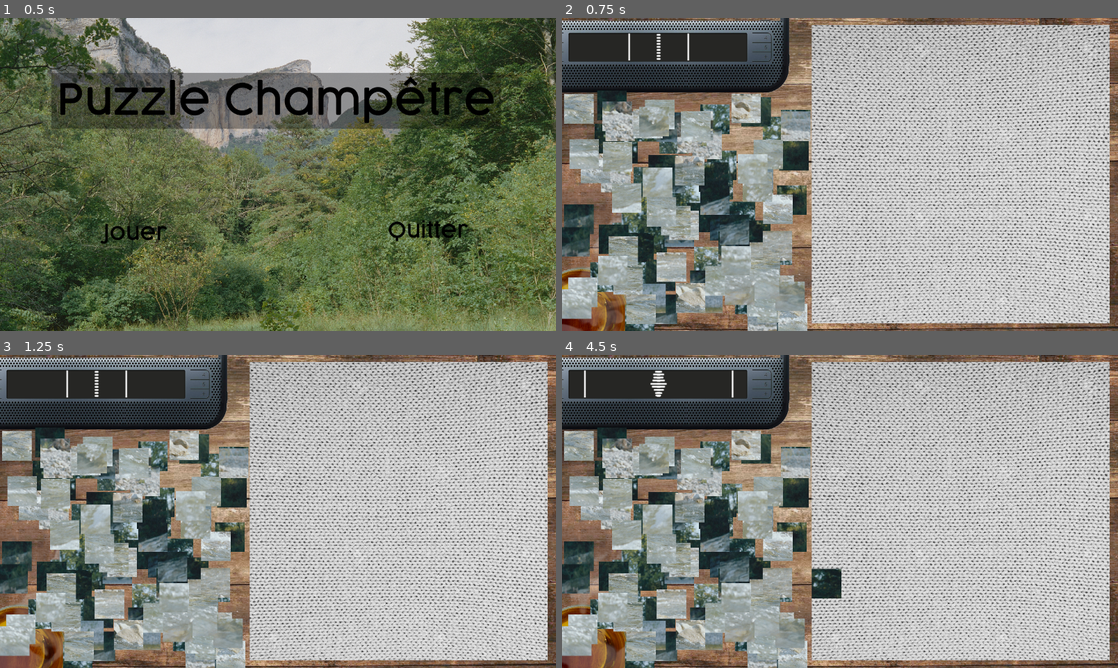
Above: before the commit, frames 1-4 (two rows, left to right).
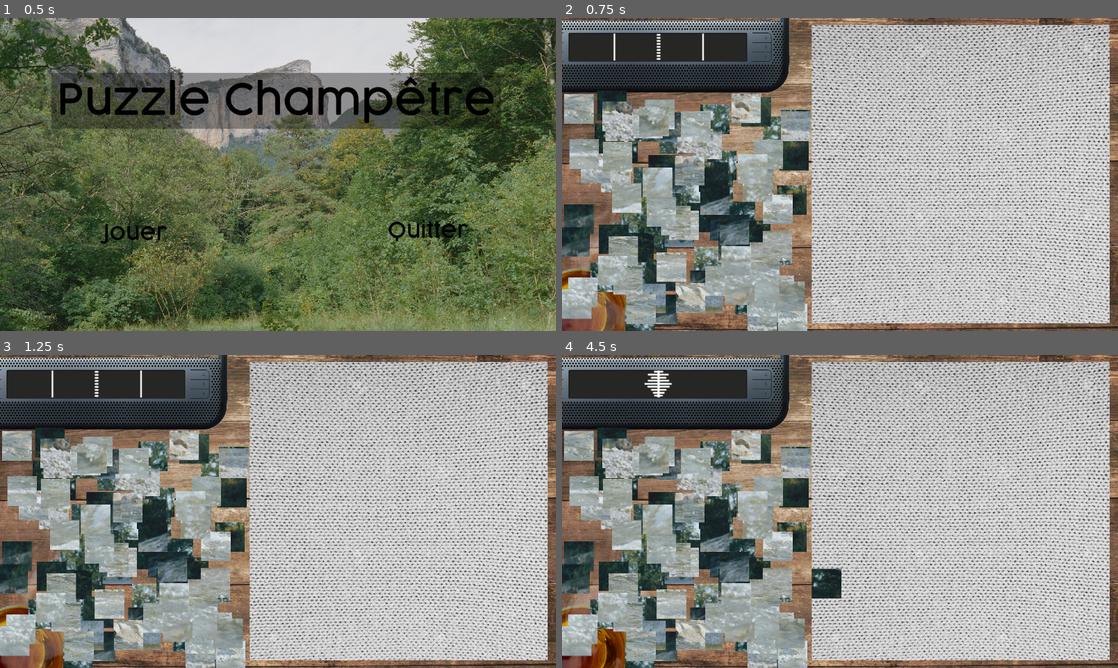
Above: after the commit, the same moments.

Repository: Ant0yne/rythmeNatureSatisfaction
Game: Godot game, scene res://Scenes/Menu.tscn
Two runs of this game, one before a commit and one after it. Both use one fixed random seed, a clock stepped at 60 frames per second and the inputs below. The engine's default icon, where the game draws it, is replaced by a stand-in: a white triangle on a blue panel in a dark square. Sound files missing from this copy of the repository are replaced by a short silence.
Inputs (mouse positions are in pixels of both pictures, inside the frame that each line leads up to):
- Up to frame 1 (0.5 s): no input
- Up to frame 2 (0.75 s): click (695, 233) at 0.5 s
- Up to frame 3 (1.25 s): no input
- Up to frame 4 (4.5 s): drag from (673, 477) to (628, 558) at 1.27 s; drag from (628, 574) to (812, 574) at 2.02 s; move the mouse to (762, 589) at 2.77 s; click (762, 589) at 2.92 s; drag from (634, 549) to (673, 464) at 3.52 s; drag from (778, 467) to (628, 558) at 4.27 s

Frame 1 is identical in both runs. In frame 2, 0.7% of the frame differs, in the area x 0-26%, y 4-100%; in frame 3, 0.6%; in frame 4, 1.0%, in the area x 0-31%, y 4-100%.

Commit message:
debut integration feedback sons

Diff:
--- a/Scenes/Puzzle.tscn
+++ b/Scenes/Puzzle.tscn
@@ -73,13 +73,34 @@
 [ext_resource path="res://Assets Graphiques/FondPuzzle/Beat/Beat_anim0002.png" type="Texture" id=71]
 [ext_resource path="res://Assets Graphiques/FondPuzzle/Beat/Beat_anim0004.png" type="Texture" id=72]
 [ext_resource path="res://Assets Graphiques/FondPuzzle/Beat/Beat_anim0000.png" type="Texture" id=73]
-[ext_resource path="res://Assets Sonore/SD/Bruit Piece/Bruit Piece_5.wav" type="AudioStream" id=74]
+[ext_resource path="res://Assets Sonore/SD/Feedback Piece Pose/Puzzle - Hihat - feedback - 1.wav" type="AudioStream" id=74]
 [ext_resource path="res://Assets Sonore/SD/Son Fond/Mer+Vent+CigalesV1.ogg" type="AudioStream" id=75]
 [ext_resource path="res://Assets Sonore/SD/Bruit Piece/Bruit Piece_2.wav" type="AudioStream" id=76]
 [ext_resource path="res://Scrips/Puzzle.gd" type="Script" id=77]
 [ext_resource path="res://Scrips/Fumee.gd" type="Script" id=78]
 [ext_resource path="res://Assets Sonore/SD/Secouage_v3-3.wav" type="AudioStream" id=79]
 [ext_resource path="res://Assets Graphiques/Pieces/Puzzle_v2.png" type="Texture" id=80]
+[ext_resource path="res://Assets Sonore/SD/Feedback Piece Pose/Puzzle - Basse - feedback - 6.wav" type="AudioStream" id=81]
+[ext_resource path="res://Assets Sonore/SD/Feedback Piece Pose/Puzzle - Kick - feedback - 1.wav" type="AudioStream" id=82]
+[ext_resource path="res://Assets Sonore/SD/Feedback Piece Pose/Puzzle - Accord - feedback - 1.wav" type="AudioStream" id=83]
+[ext_resource path="res://Assets Sonore/SD/Feedback Piece Pose/Puzzle - Accord - feedback - 3.wav" type="AudioStream" id=84]
+[ext_resource path="res://Assets Sonore/SD/Feedback Piece Pose/Puzzle - Accord - feedback - 4.wav" type="AudioStream" id=85]
+[ext_resource path="res://Assets Sonore/SD/Feedback Piece Pose/Puzzle - Basse - feedback - 1.wav" type="AudioStream" id=86]
+[ext_resource path="res://Assets Sonore/SD/Feedback Piece Pose/Puzzle - Basse - feedback - 2.wav" type="AudioStream" id=87]
+[ext_resource path="res://Assets Sonore/SD/Feedback Piece Pose/Puzzle - Basse - feedback - 3.wav" type="AudioStream" id=88]
+[ext_resource path="res://Assets Sonore/SD/Feedback Piece Pose/Puzzle - Basse - feedback - 4.wav" type="AudioStream" id=89]
+[ext_resource path="res://Assets Sonore/SD/Feedback Piece Pose/Puzzle - Basse - feedback - 5.wav" type="AudioStream" id=90]
+[ext_resource path="res://Assets Sonore/SD/Feedback Piece Pose/Puzzle - Accord - feedback - 2.wav" type="AudioStream" id=91]
+[ext_resource path="res://Assets Sonore/SD/Feedback Piece Pose/Puzzle - Rimshot - feedback - 1.wav" type="AudioStream" id=92]
+[ext_resource path="res://Assets Sonore/SD/Feedback Piece Pose/Puzzle - Guitare - feedback - 4.wav" type="AudioStream" id=93]
+[ext_resource path="res://Assets Sonore/SD/Feedback Piece Pose/Puzzle - Guitare - feedback - 3.wav" type="AudioStream" id=94]
+[ext_resource path="res://Assets Sonore/SD/Feedback Piece Pose/Puzzle - Mélodie - feedback - 3.wav" type="AudioStream" id=95]
+[ext_resource path="res://Assets Sonore/SD/Feedback Piece Pose/Puzzle - Mélodie - feedback - 5.wav" type="AudioStream" id=96]
+[ext_resource path="res://Assets Sonore/SD/Feedback Piece Pose/Puzzle - Mélodie - feedback - 4.wav" type="AudioStream" id=97]
+[ext_resource path="res://Assets Sonore/SD/Feedback Piece Pose/Puzzle - Guitare - feedback - 1.wav" type="AudioStream" id=98]
+[ext_resource path="res://Assets Sonore/SD/Feedback Piece Pose/Puzzle - Guitare - feedback - 2.wav" type="AudioStream" id=99]
+[ext_resource path="res://Assets Sonore/SD/Feedback Piece Pose/Puzzle - Mélodie - feedback - 1.wav" type="AudioStream" id=100]
+[ext_resource path="res://Assets Sonore/SD/Feedback Piece Pose/Puzzle - Mélodie - feedback - 2.wav" type="AudioStream" id=101]
 
 [sub_resource type="SpriteFrames" id=1]
 animations = [ {
@@ -117,7 +138,7 @@
 position = Vector2( 143.732, 627.116 )
 scale = Vector2( 0.714216, 0.714216 )
 frames = SubResource( 2 )
-frame = 41
+frame = 28
 playing = true
 flip_h = true
 script = ExtResource( 78 )
@@ -135,11 +156,16 @@
 position = Vector2( 222.2, 66.7968 )
 scale = Vector2( 1, 0.989417 )
 frames = SubResource( 3 )
-frame = 2
+frame = 1
 playing = true
 
 [node name="Pieces" type="Node2D" parent="."]
 script = ExtResource( 3 )
+
+[node name="PuzzleFini" type="Sprite" parent="."]
+visible = false
+position = Vector2( 915, 356 )
+texture = ExtResource( 80 )
 
 [node name="SonFond" type="AudioStreamPlayer" parent="."]
 stream = ExtResource( 75 )
@@ -154,52 +180,104 @@
 [node name="SonsLigne1Et2" type="Node2D" parent="SonsLigne"]
 script = ExtResource( 5 )
 
-[node name="BruitPiece" type="AudioStreamPlayer" parent="SonsLigne/SonsLigne1Et2"]
+[node name="Guitare1" type="AudioStreamPlayer" parent="SonsLigne/SonsLigne1Et2"]
+stream = ExtResource( 98 )
+
+[node name="Guitare2" type="AudioStreamPlayer" parent="SonsLigne/SonsLigne1Et2"]
+stream = ExtResource( 99 )
+
+[node name="Guitare3" type="AudioStreamPlayer" parent="SonsLigne/SonsLigne1Et2"]
+stream = ExtResource( 94 )
+
+[node name="Guitare4" type="AudioStreamPlayer" parent="SonsLigne/SonsLigne1Et2"]
+stream = ExtResource( 93 )
+
+[node name="SonsLigne3Et4" type="Node2D" parent="SonsLigne"]
+script = ExtResource( 5 )
+
+[node name="Melodie1" type="AudioStreamPlayer" parent="SonsLigne/SonsLigne3Et4"]
+stream = ExtResource( 100 )
+
+[node name="Melodie2" type="AudioStreamPlayer" parent="SonsLigne/SonsLigne3Et4"]
+stream = ExtResource( 101 )
+
+[node name="Melodie3" type="AudioStreamPlayer" parent="SonsLigne/SonsLigne3Et4"]
+stream = ExtResource( 95 )
+
+[node name="Melodie4" type="AudioStreamPlayer" parent="SonsLigne/SonsLigne3Et4"]
+stream = ExtResource( 97 )
+
+[node name="Melodie5" type="AudioStreamPlayer" parent="SonsLigne/SonsLigne3Et4"]
+stream = ExtResource( 96 )
+
+[node name="Melodie6" type="AudioStreamPlayer" parent="SonsLigne/SonsLigne3Et4"]
+stream = ExtResource( 92 )
+
+[node name="SonsLigne5" type="Node2D" parent="SonsLigne"]
+script = ExtResource( 5 )
+
+[node name="Accord1" type="AudioStreamPlayer" parent="SonsLigne/SonsLigne5"]
+stream = ExtResource( 83 )
+
+[node name="Accord2" type="AudioStreamPlayer" parent="SonsLigne/SonsLigne5"]
+stream = ExtResource( 91 )
+
+[node name="Accord3" type="AudioStreamPlayer" parent="SonsLigne/SonsLigne5"]
+stream = ExtResource( 84 )
+
+[node name="Accord4" type="AudioStreamPlayer" parent="SonsLigne/SonsLigne5"]
+stream = ExtResource( 85 )
+
+[node name="SonsLigne6" type="Node2D" parent="SonsLigne"]
+script = ExtResource( 5 )
+
+[node name="Basse1" type="AudioStreamPlayer" parent="SonsLigne/SonsLigne6"]
+stream = ExtResource( 86 )
+
+[node name="Basse2" type="AudioStreamPlayer" parent="SonsLigne/SonsLigne6"]
+stream = ExtResource( 87 )
+
+[node name="Basse3" type="AudioStreamPlayer" parent="SonsLigne/SonsLigne6"]
+stream = ExtResource( 88 )
+
+[node name="Basse4" type="AudioStreamPlayer" parent="SonsLigne/SonsLigne6"]
+stream = ExtResource( 89 )
+
+[node name="Basse5" type="AudioStreamPlayer" parent="SonsLigne/SonsLigne6"]
+stream = ExtResource( 90 )
+
+[node name="Basse6" type="AudioStreamPlayer" parent="SonsLigne/SonsLigne6"]
+stream = ExtResource( 81 )
+
+[node name="SonsLigne7" type="Node2D" parent="SonsLigne"]
+script = ExtResource( 5 )
+
+[node name="Hihat" type="AudioStreamPlayer" parent="SonsLigne/SonsLigne7"]
+stream = ExtResource( 74 )
+
+[node name="SonsLigne8" type="Node2D" parent="SonsLigne"]
+script = ExtResource( 5 )
+
+[node name="Rim" type="AudioStreamPlayer" parent="SonsLigne/SonsLigne8"]
+stream = ExtResource( 92 )
+
+[node name="SonsLigne9Et10" type="Node2D" parent="SonsLigne"]
+script = ExtResource( 5 )
+
+[node name="Kick" type="AudioStreamPlayer" parent="SonsLigne/SonsLigne9Et10"]
+stream = ExtResource( 82 )
+
+[node name="BruitPiece" type="Node2D" parent="."]
+script = ExtResource( 5 )
+
+[node name="BruitPiece1" type="AudioStreamPlayer" parent="BruitPiece"]
 stream = ExtResource( 9 )
 
-[node name="SonsLigne3Et4" type="Node2D" parent="SonsLigne"]
-script = ExtResource( 5 )
-
-[node name="BruitPiece2" type="AudioStreamPlayer" parent="SonsLigne/SonsLigne3Et4"]
+[node name="BruitPiece2" type="AudioStreamPlayer" parent="BruitPiece"]
 stream = ExtResource( 76 )
 
-[node name="SonsLigne5" type="Node2D" parent="SonsLigne"]
-script = ExtResource( 5 )
-
-[node name="BruitPiece3" type="AudioStreamPlayer" parent="SonsLigne/SonsLigne5"]
+[node name="BruitPiece3" type="AudioStreamPlayer" parent="BruitPiece"]
 stream = ExtResource( 6 )
 
-[node name="SonsLigne6" type="Node2D" parent="SonsLigne"]
-script = ExtResource( 5 )
-
-[node name="BruitPiece4" type="AudioStreamPlayer" parent="SonsLigne/SonsLigne6"]
+[node name="BruitPiece4" type="AudioStreamPlayer" parent="BruitPiece"]
 stream = ExtResource( 7 )
-
-[node name="SonsLigne7" type="Node2D" parent="SonsLigne"]
-script = ExtResource( 5 )
-
-[node name="BruitPiece5" type="AudioStreamPlayer" parent="SonsLigne/SonsLigne7"]
-stream = ExtResource( 74 )
-
-[node name="SonsLigne8" type="Node2D" parent="SonsLigne"]
-script = ExtResource( 5 )
-
-[node name="BruitPiece" type="AudioStreamPlayer" parent="SonsLigne/SonsLigne8"]
-stream = ExtResource( 9 )
-
-[node name="SonsLigne9" type="Node2D" parent="SonsLigne"]
-script = ExtResource( 5 )
-
-[node name="BruitPiece2" type="AudioStreamPlayer" parent="SonsLigne/SonsLigne9"]
-stream = ExtResource( 76 )
-
-[node name="SonsLigne10" type="Node2D" parent="SonsLigne"]
-script = ExtResource( 5 )
-
-[node name="BruitPiece3" type="AudioStreamPlayer" parent="SonsLigne/SonsLigne10"]
-stream = ExtResource( 6 )
-
-[node name="PuzzleFini" type="Sprite" parent="."]
-visible = false
-position = Vector2( 915, 356 )
-texture = ExtResource( 80 )
--- a/Scrips/Pieces.gd
+++ b/Scrips/Pieces.gd
@@ -167,10 +167,8 @@
 			frame_compteur.ligne_son = 5
 		elif self_index_position >= 70 and self_index_position <= 79:
 			frame_compteur.ligne_son = 6
-		elif self_index_position >= 80 and self_index_position <= 89:
+		elif self_index_position >= 80 and self_index_position <= 99:
 			frame_compteur.ligne_son = 7
-		elif self_index_position >= 90 and self_index_position <= 99:
-			frame_compteur.ligne_son = 8
 
 func _creation_effet_bonne_pos():
 	var pieceEffetBonnePos = PieceEffetBonnePos.instance()
--- a/Scrips/Puzzle.gd
+++ b/Scrips/Puzzle.gd
@@ -6,8 +6,8 @@
 onready var sonsLigne6 = $SonsLigne/SonsLigne6
 onready var sonsLigne7 = $SonsLigne/SonsLigne7
 onready var sonsLigne8 = $SonsLigne/SonsLigne8
-onready var sonsLigne9 = $SonsLigne/SonsLigne9
-onready var sonsLigne10 = $SonsLigne/SonsLigne10
+onready var sonsLigne9Et10 = $SonsLigne/SonsLigne9Et10
+
 onready var test = $Test
 onready var puzzleFini = $PuzzleFini
 onready var frame_compteur = FrameCompteur
@@ -35,9 +35,7 @@
 	if frame_compteur.ligne_son == 6:
 		sonsLigne8.play()
 	if frame_compteur.ligne_son == 7:
-		sonsLigne9.play()
-	if frame_compteur.ligne_son == 8:
-		sonsLigne10.play()
+		sonsLigne9Et10.play()
 	if frame_compteur.ligne_son == 10:
 		test.play()
 	if frame_compteur.ligne_son == 20:
Not shown, added: Assets Sonore/SD/Feedback Piece Pose/Puzzle - Accord - feedback - 1.wav.import
Not shown, added: Assets Sonore/SD/Feedback Piece Pose/Puzzle - Accord - feedback - 2.wav.import
Not shown, added: Assets Sonore/SD/Feedback Piece Pose/Puzzle - Accord - feedback - 3.wav.import
Not shown, added: Assets Sonore/SD/Feedback Piece Pose/Puzzle - Accord - feedback - 4.wav.import
Not shown, added: Assets Sonore/SD/Feedback Piece Pose/Puzzle - Basse - feedback - 1.wav.import
Not shown, added: Assets Sonore/SD/Feedback Piece Pose/Puzzle - Basse - feedback - 2.wav.import
Not shown, added: Assets Sonore/SD/Feedback Piece Pose/Puzzle - Basse - feedback - 3.wav.import
Not shown, added: Assets Sonore/SD/Feedback Piece Pose/Puzzle - Basse - feedback - 4.wav.import
Not shown, added: Assets Sonore/SD/Feedback Piece Pose/Puzzle - Basse - feedback - 5.wav.import
Not shown, added: Assets Sonore/SD/Feedback Piece Pose/Puzzle - Basse - feedback - 6.wav.import
Not shown, added: Assets Sonore/SD/Feedback Piece Pose/Puzzle - Guitare - feedback - 1.wav.import
Not shown, added: Assets Sonore/SD/Feedback Piece Pose/Puzzle - Guitare - feedback - 2.wav.import
(and 33 more such lines)
